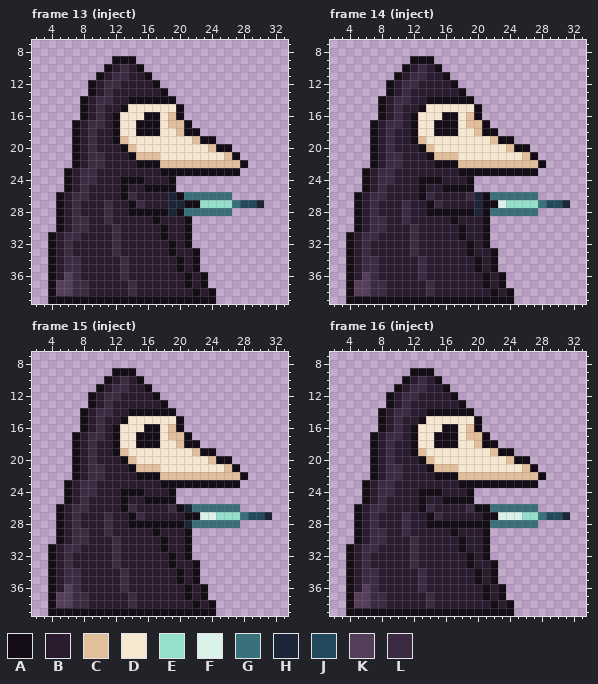
Pixel-art file -- Assets/Animations/Story/Villain_PlagueDoctor.aseprite. Above, as it was before the edit.
40x40 pixels, 20 frames. Shown: frame 13 (inject): x 2..33, y 7..39; frame 14 (inject): x 2..33, y 7..39; frame 15 (inject): x 2..33, y 7..39; frame 16 (inject): x 2..33, y 7..39. The commit also changed other frames, which this record leaves out.
Palette (. is transparent): A #140c16  B #2a1c2e  C #e2be9c  D #f6e8d0  E #95e0cc  F #daf2e9  G #39707a  H #1c2638  J #23495d  K #543e5c  L #3c2a42
And afterwards:
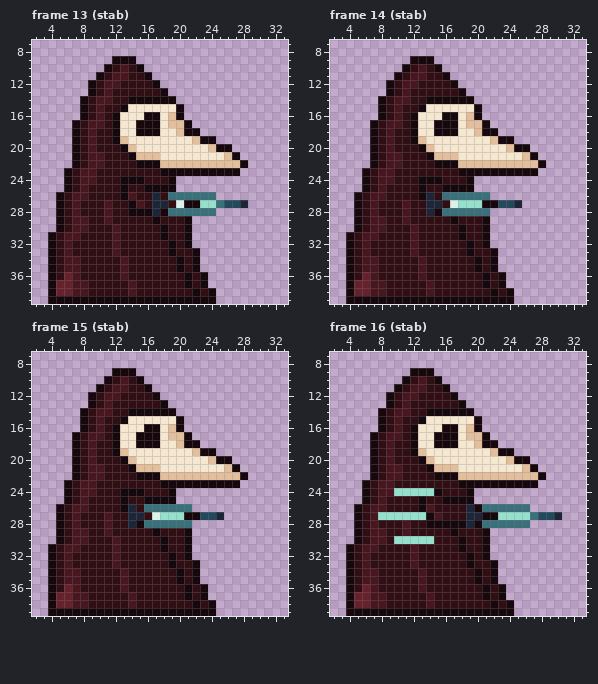
Changes in this commit:
@@ palette @@
-A #140c16
+A #16080c
-B #2a1c2e
+B #300e14
-K #543e5c
+K #66222c
-L #3c2a42
+L #48161e
--- frame 13 (stab)
@@ x 15..32 @@
 25 BAAAA.............
-26 BBBBHAGGGGGG......
-27 LBBBHHAAEEEEGJJH..
-28 AAAAHAGGGGGG......
+26 BBHBGGGGGG........
+27 LBHHBFAAEEGJJH....
+28 AAHAGGGGGG........
 29 BBABBBA...........
--- frame 14 (stab)
@@ x 12..33 @@
 25 BABBAAAA..............
-26 BALBBBBLHAGGGGGG......
-27 BBALBBBBHAAFEEEEGJJH..
-28 BBAAAAAAHAGGGGGG......
+26 BAHBGGGGGG............
+27 BBHHBFEEEAAJJH........
+28 BBHAGGGGGG............
 29 BBBBBABBBA............
--- frame 15 (stab)
@@ x 12..33 @@
 25 BABBAAAA..............
-26 BALBBBBLAHGGGGGG......
-27 BBALBBBBBAAFFEEEGJJH..
-28 BBAAAAAAAHGGGGGG......
+26 BAHBGGGGGG............
+27 BBHHBFEEEAAJJH........
+28 BBHAGGGGGG............
 29 BBBBBABBBA............
--- frame 16 (stab)
@@ x 2..33 @@
 23 ....ABLLBBBBBBBBAAAAAAAAAA......
-24 ....ABLLBBBAAABBBA..............
+24 ....ABLLEEEEEABBBA..............
 25 ....ABLBBBBABBAAAA..............
-26 ...ABLLBBBBALBBBBLAAGGGGGG......
-27 ...ABLBBBLBBALBBBBBAAFFFEEGJJH..
-28 ...ABLBBBLBBAAAAAAAAGGGGGG......
+26 ...ABLLBBBBALBBBBHAGGGGGG.......
+27 ...ABLEEEEEEALBBBHHAAEEEEGJJH...
+28 ...ABLBBBLBBAAAAAHAGGGGGG.......
 29 ...ABLLBBLBBBBBABBBA............
-30 ...ABLLBBBLBBBBBABBA............
+30 ...ABLLBEEEEEBBBABBA............
 31 ..ABLLBBBBLBBBBBABBA............
Pixel boxes of the changes (left, top, right, bottom) in both pictures:
changed: (48, 56, 264, 304)
changed: (346, 56, 570, 304)
changed: (48, 368, 272, 616)
changed: (346, 368, 570, 616)
